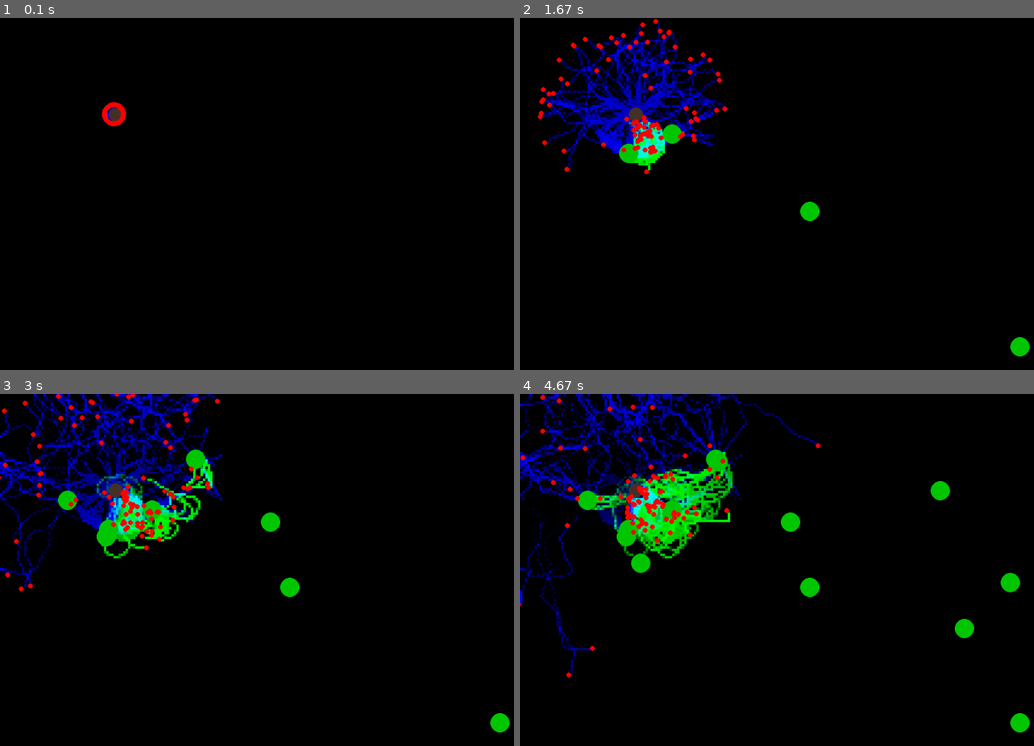
Above: before the commit, frames 1-4 (two rows, left to right).
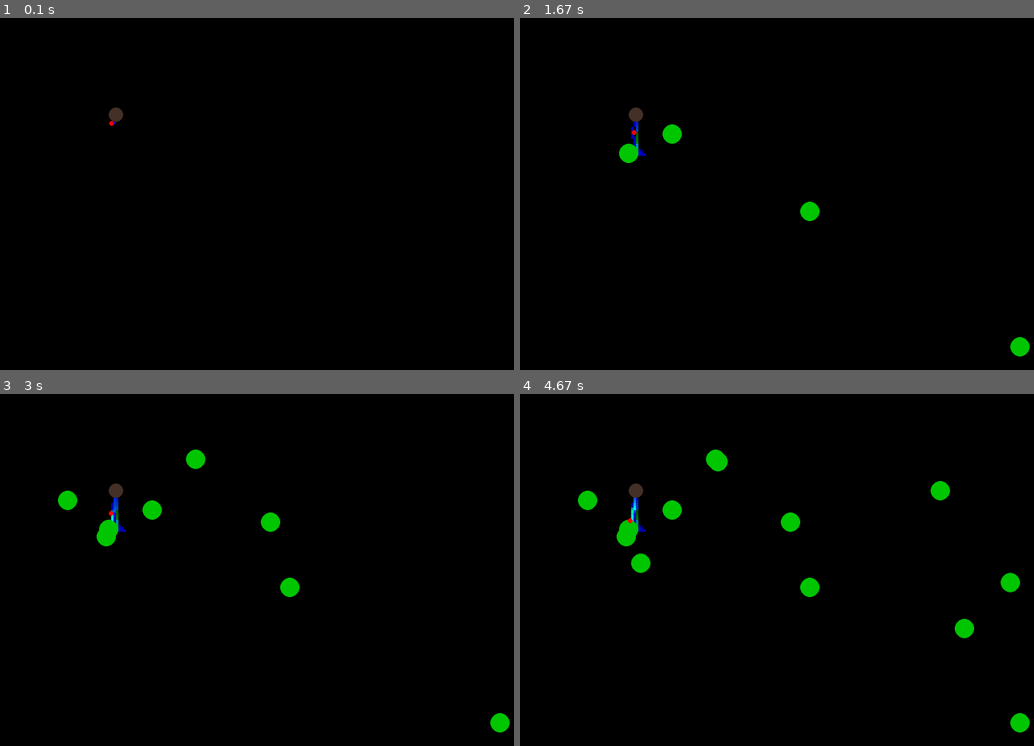
Above: after the commit, the same moments.

Repository: lucasthierry17/Ant_Project
Game: pygame game, started from test.py
Same seed, same stepped clock (60 frames per second), same inputs: the game is played once before the commit and once after it.
Inputs (mouse positions are in pixels of both pictures, inside the frame that each line leads up to):
- Up to frame 1 (0.1 s): no input
- Up to frame 2 (1.67 s): click (807, 211) at 0.38 s; click (627, 151) at 0.72 s; click (1023, 348) at 1.05 s; click (674, 134) at 1.38 s
- Up to frame 3 (3 s): click (272, 520) at 1.72 s; click (195, 460) at 2.05 s; click (71, 503) at 2.38 s; click (107, 538) at 2.72 s
- Up to frame 4 (4.67 s): click (941, 492) at 3.05 s; click (638, 562) at 3.38 s; click (967, 629) at 3.72 s; click (720, 460) at 4.05 s; click (1013, 580) at 4.38 s

The runs differ from the first frame. In frame 1, 0.2% of the frame differs, in the area x 19-25%, y 23-31%; in frame 2, 6.4%; in frame 3, 9.1%; in frame 4, 9.7%, in the area x 0-59%, y 0-81%.

Commit message:
For our meeting later

Diff:
--- a/test.py
+++ b/test.py
@@ -4,7 +4,7 @@
 import random
 
 WIDTH, HEIGHT = 1200, 800
-NUM_ANTS = 100
+NUM_ANTS = 1
 PRATIO = 5  # Ratio between screen and phero_grid
 NEST = (WIDTH // 5, HEIGHT // 4)
 VSYNC = True
@@ -12,7 +12,8 @@
 FOOD_RADIUS = 20
 SPEED= 2
 NEST_SIZE = 15
-HOME_PHEROMONE = 50
+HOME_PHEROMONE = 200
+FOOD_PHEROMONE = 100
 SIZE_ANT = 5
 max_distance = 0
 food_sources = []
@@ -32,13 +33,17 @@
         self.angle_range = (-8, 8)  # Range for random angle change
         self.desireDir = pygame.Vector2(np.cos(np.radians(self.angle)), np.sin(np.radians(self.angle)))  # Direction
         self.has_food = False # True if food, else False
+        self.path_to_food = []  # List to store the path to the food source
+        self.last_sdp = (NEST[0] / PRATIO, NEST[1] / PRATIO)
 
     def update(self):
         global max_distance, SPEED
         angle = random.randint(0, 360)
         randDir = pygame.Vector2(np.cos(np.radians(angle)), np.sin(np.radians(angle)))
-        random_scale = 0.15
+        random_scale = 0.11
         scaled_pos = (int(self.x / PRATIO), int(self.y / PRATIO))
+        food_color = (0, 100, 0)
+        nest_color = (0, 0, 100)
 
         if self.has_food:
             self.update_with_food(randDir, random_scale, scaled_pos)
@@ -46,6 +51,7 @@
             self.update_without_food(randDir, scaled_pos)
         self.move()
         self.check_boundaries()
+        self.last_sdp = scaled_pos
 
     def update_with_food(self, randDir, random_scale, scaled_pos):
         global max_distance
@@ -54,26 +60,36 @@
             max_distance = distance
         if distance < (NEST_SIZE / PRATIO):
             self.has_food = False
-            self.turn_around()
-
+        elif distance > max_distance - 15:
+            self.desireDir = pygame.Vector2(NEST[0] - self.x, NEST[1] - self.y).normalize()
         else:
             self.desireDir += pygame.Vector2(NEST[0] - self.x, NEST[1] - self.y).normalize() * .08
             self.desireDir = pygame.Vector2(self.desireDir + randDir * random_scale).normalize()
-            pheromone_value = 200 * (distance / max_distance)
-            if pheromone_value > 255:
-                pheromone_value = 255
+            self.path_to_food.append(scaled_pos)  # Store current position in the path_to_food list
+        pheromone_value = 200 * (distance / max_distance)
+        if pheromone_value > 255:
+            pheromone_value = 255
+        if scaled_pos != self.last_sdp:
             self.phero.img_array[scaled_pos] += (0, pheromone_value, 0)
 
     def update_without_food(self, randDir, scaled_pos):
-        random_angle = random.uniform(-10, 10)
+        random_angle = random.uniform(-8, 8)
         self.desireDir = self.desireDir.rotate(random_angle)
-        distance_to_nest = self.calculate_distance(scaled_pos, (NEST[0] / PRATIO, NEST[1] / PRATIO))
         if food_sources:
             self.update_with_food_sources(randDir, scaled_pos)
         else:
-            self.random_walk()
+            #self.random_walk()
             #self.adjust_direction(scaled_pos, 1)
-        self.phero.img_array[scaled_pos] += (0, 0, HOME_PHEROMONE)
+            self.move_towards_food(scaled_pos)
+        if self.last_sdp != scaled_pos:
+            self.phero.img_array[scaled_pos] += (0, 0, HOME_PHEROMONE)
+
+    def return_home(self):
+        # Follow the reverse of the path_to_food list to return home
+        while self.path_to_food:
+            next_pos = self.path_to_food.pop()  # Get the next position from the path_to_food list
+            self.desireDir = pygame.Vector2(next_pos[0] - self.x, next_pos[1] - self.y).normalize()  # Set direction towards next_pos
+            self.move()
 
     def random_walk(self):
         self.desireDir = self.desireDir.rotate(random.uniform(*self.angle_range))
@@ -88,16 +104,12 @@
                 min_distance = distance
                 nearest_food = food
                 if min_distance < (FOOD_RADIUS / PRATIO):
-                    self.desireDir = pygame.Vector2(NEST[0] - scaled_pos[0], NEST[1] - scaled_pos[1]).normalize() #pg.Vector2(self.nest - self.pos).normalize()
                     self.has_food = True
-
-
-                    #self.turn_around()
-                elif min_distance < (FOOD_RADIUS):
+                elif min_distance < (FOOD_RADIUS / 2):
                     self.desireDir = pygame.Vector2(nearest_food[0] - scaled_pos[0], nearest_food[1] - scaled_pos[1]).normalize()
                 else:
                     #self.adjust_direction(scaled_pos, 1)
-                    self.random_walk()
+                    self.move_towards_food(scaled_pos)
     def move(self):
         self.x += self.desireDir[0] * SPEED
         self.y += self.desireDir[1] * SPEED
@@ -129,22 +141,58 @@
         if front[channel] == left[channel] == right[channel]: # go random if all values are equal
             random_angle = random.uniform(-10, 10)
             self.desireDir = self.desireDir.rotate(random_angle)
-        else:
+
+        else:
+            #if max_concentration == left[channel]:
+            #    possible_directions.append(pygame.Vector2(-1, 0))  # Turn left
+            #if max_concentration == front[channel]:
+            #    possible_directions.append(pygame.Vector2(0, -1))  # Move forward
+            #if max_concentration == behind[channel]:
+            #    possible_directions.append(pygame.Vector2(0, 1))  # Move behind
+            if max_concentration == right[channel]:
+                self.desireDir = pygame.Vector2(right[0] - scaled_pos[0], right[1] - scaled_pos[1]).normalize() # turn right
             if max_concentration == left[channel]:
-                possible_directions.append(pygame.Vector2(-1, 0))  # Turn left
+                self.desireDir = pygame.Vector2(left[0] - scaled_pos[0], left[1] - scaled_pos[1]).normalize() # turn left
             if max_concentration == front[channel]:
-                possible_directions.append(pygame.Vector2(0, -1))  # Move forward
-            if max_concentration == behind[channel]:
-                possible_directions.append(pygame.Vector2(0, 1))  # Move behind
-            if max_concentration == right[channel]:
-                possible_directions.append(pygame.Vector2(1, 0))  # Turn right
-
-            if possible_directions:
-                random_angle = random.uniform(-10, 10)
-                self.desireDir = random.choice(possible_directions).rotate(random_angle)
+                self.desireDir = pygame.Vector2(front[0] - scaled_pos[0], front[1] - scaled_pos[1]).normalize() # go to the front
+
             else:
                 random_angle = random.uniform(-10, 10)
                 self.desireDir = self.desireDir.rotate(random_angle)
+
+    def move_towards_food(self, scaled_pos):
+        # Define vectors for different directions
+        directions = [pygame.Vector2(0, -1), pygame.Vector2(-1, 0), pygame.Vector2(1, 0), pygame.Vector2(0, 1)]
+
+        # Calculate the positions of adjacent cells
+        adjacent_positions = [(scaled_pos[0], scaled_pos[1] - 1),  # Up
+                            (scaled_pos[0] - 1, scaled_pos[1]),  # Left
+                            (scaled_pos[0] + 1, scaled_pos[1]),  # Right
+                            (scaled_pos[0], scaled_pos[1] + 1)]  # Down
+
+        max_concentration = -1
+        max_direction = None
+
+        # Find the direction with the maximum pheromone concentration that doesn't lead towards the nest
+        for direction, adjacent_pos in zip(directions, adjacent_positions):
+            x, y = adjacent_pos
+            # Ensure that the adjacent position is within the grid bounds
+            if 0 <= x < self.phero.img_array.shape[0] and 0 <= y < self.phero.img_array.shape[1]:
+                concentration = self.phero.img_array[x, y, 1]  # Assuming green channel contains pheromone concentration
+                if concentration > max_concentration:
+                    max_concentration = concentration
+                    max_direction = direction
+
+        # If there's a direction with a positive pheromone concentration, move towards it
+        if max_concentration > 0:
+            self.desireDir = max_direction
+            print("Tried if")
+        else:
+            # If no positive concentration is found, move randomly
+            random_angle = random.uniform(-10, 10)
+            self.desireDir = self.desireDir.rotate(random_angle)
+            print("Tried else")
+        self.desireDir = self.desireDir.normalize()
 
 
 class Pheromones:
@@ -154,7 +202,7 @@
         self.img_array = np.array(pygame.surfarray.array3d(self.image), dtype=float)
 
     def update(self):
-        self.img_array -= 0.7  # Evaporation rate
+        self.img_array -= 0.1  # Evaporation rate
         self.img_array = self.img_array.clip(0, 255)  # Clip to color range
         pygame.surfarray.blit_array(self.image, self.img_array)
         return self.image
@@ -180,7 +228,6 @@
     for _ in range(NUM_ANTS):  # Adding num_ants
         ants.add(Ants(NEST, pheromones))
 
-
     go = True
     while go:
         for event in pygame.event.get():
